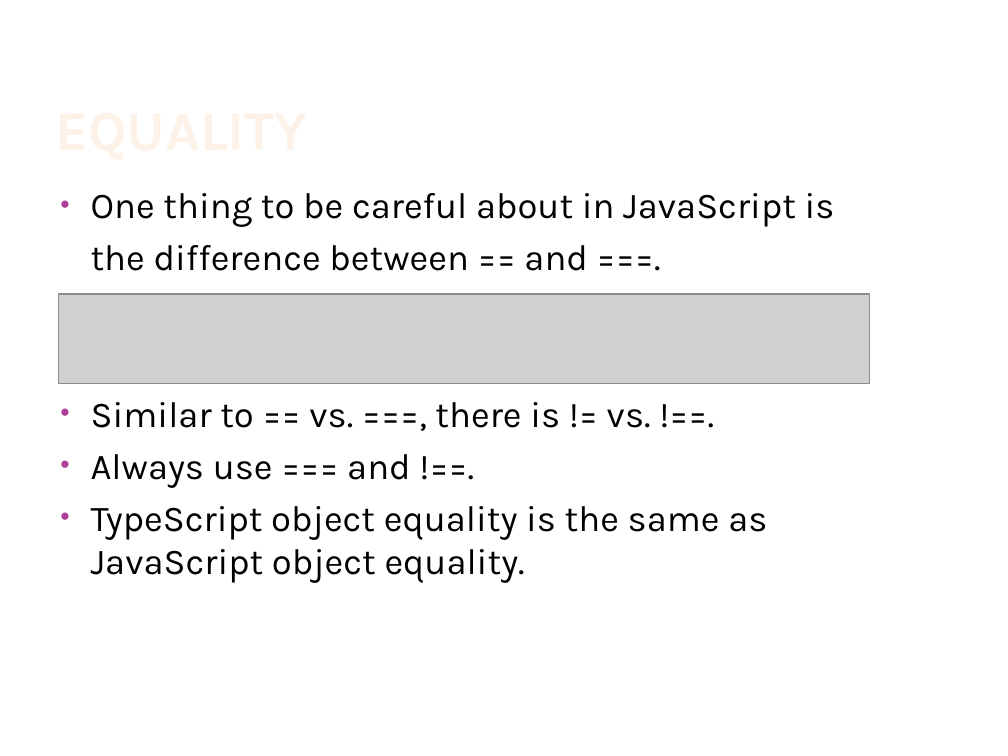
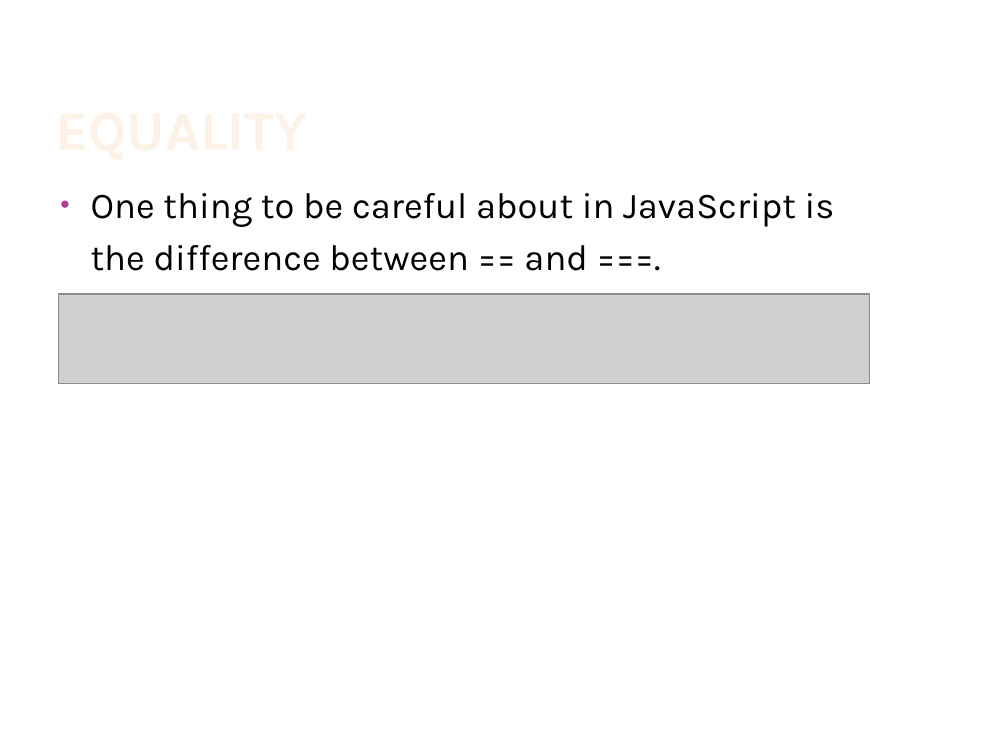
Before and after one commit to IsraelZablianov/TypeScript-Course, a slide deck: slide 3 of Advanced Es6 & TypeScript.pptx. Drawn at 1008x756 pixels with LibreOffice and Linux fonts; fonts in the diff are those of the drawing; grey boxes stand for pictures; background and template pictures are left out. Boxes give left, top, right and bottom in pixels: in the first picture for what was removed or moved away, otherwise in the second. Text is boxed around its words. In the diff, an @@ line names an element or a change of style, - is before the commit and + after.

Commit message:
updating equality section

```diff
--- a/Advanced Es6 & TypeScript.pptx
+++ b/Advanced Es6 & TypeScript.pptx
@@ text at <box>91,402,767,583</box>: paragraphs removed @@
-• Similar to == vs. ===, there is != vs. !==.
-• Always use === and !==.
-• TypeScript object equality is the same as JavaScript object equality.
```
Also in this commit, not shown: 13 other slides changed, 3 slides added.
